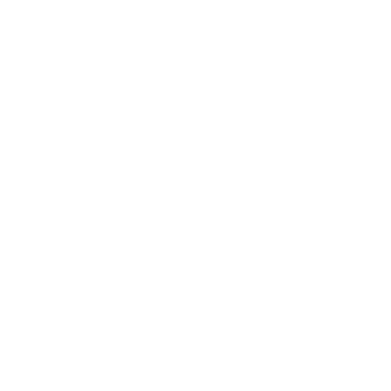
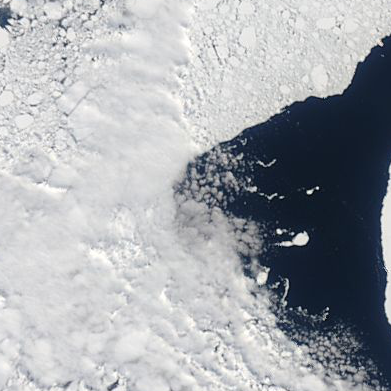
Revision of a layered 391 × 391 image; what changed, layer by layer:
added layer "362_laptev_sea_100km_20080601.terra.truecolor.250m" above "Background" over (0, 0, 391, 391)
